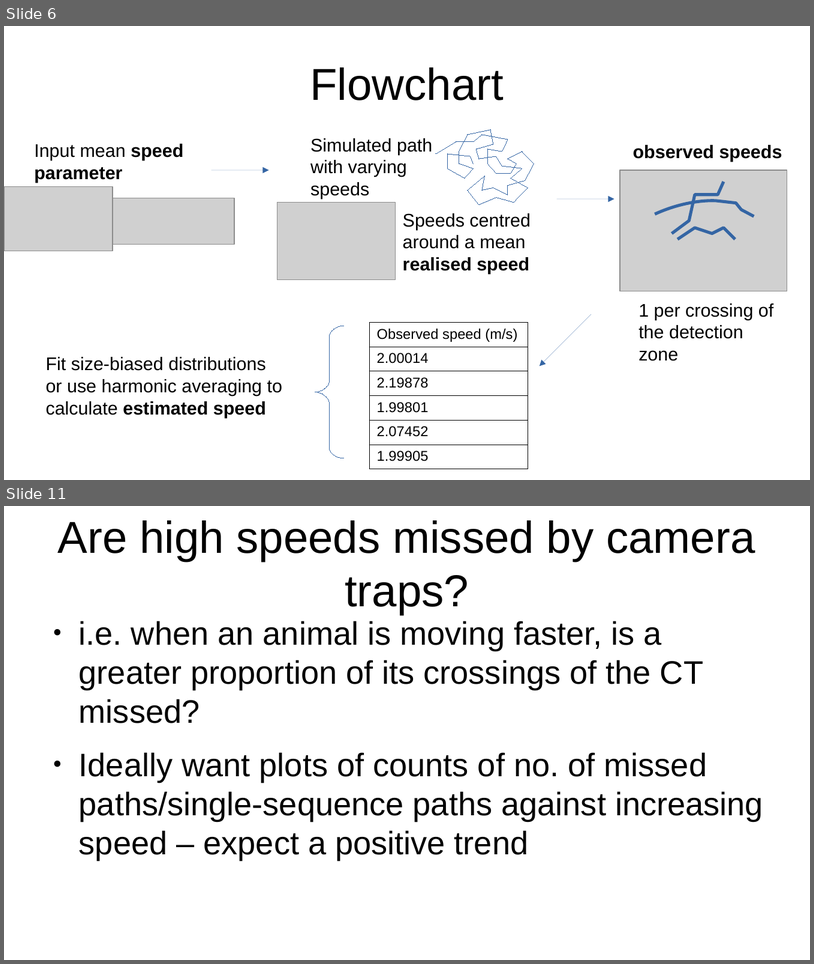
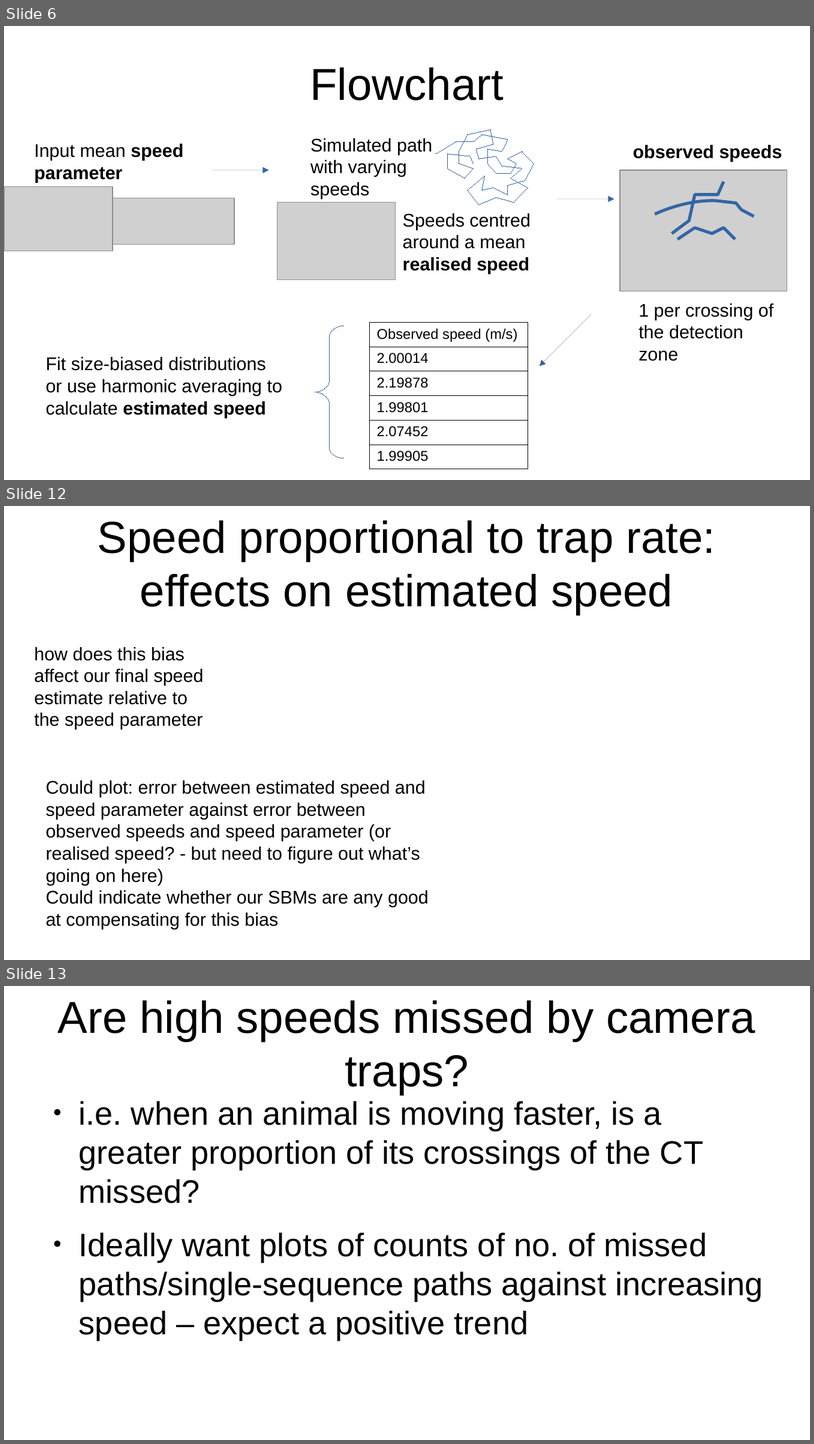
Before and after one commit to lizziebru/CamtrapSimulation, a slide deck: writeup/Camtrapsim_pres.odp. Shown one above the other, each under a label of ours: slides 6 and 11 before the commit, slides 6, 12 and 13 after it; the slides between them are not shown. The pictures are 814x964 and 814x1444 pixels, drawn with LibreOffice and Linux fonts; fonts in the diff are those of the drawing; grey boxes stand for pictures. Boxes give left, top, right and bottom in pixels: in the first picture for what was removed or moved away, otherwise in the second. Text is boxed around its words. In the diff, an @@ line names an element or a change of style, - is before the commit and + after.

```diff
--- a/writeup/Camtrapsim_pres.odp
+++ b/writeup/Camtrapsim_pres.odp
@@ slide 12 added at (4,506,810,960), background #FFFFFF @@
@@ title added at (98,520,716,615), 44 pt, text #000000 @@
+Speed proportional to trap rate: effects on estimated speed
@@ text added at (34,647,204,729), 18 pt, text #000000 @@
+how does this bias affect our final speed estimate relative to the speed parameter
@@ text added at (46,780,429,929), 18 pt, text #000000 @@
+Could plot: error between estimated speed and speed parameter against error between observed speeds and speed parameter (or realised speed? - but need to figure out what’s going on here)
+Could indicate whether our SBMs are any good at compensating for this bias
@@ what was slide 11 is now slide 13 @@
```
Also in this commit, not shown: 1 slide changed, 9 other slides added, 3 slides removed, 3 other files.
